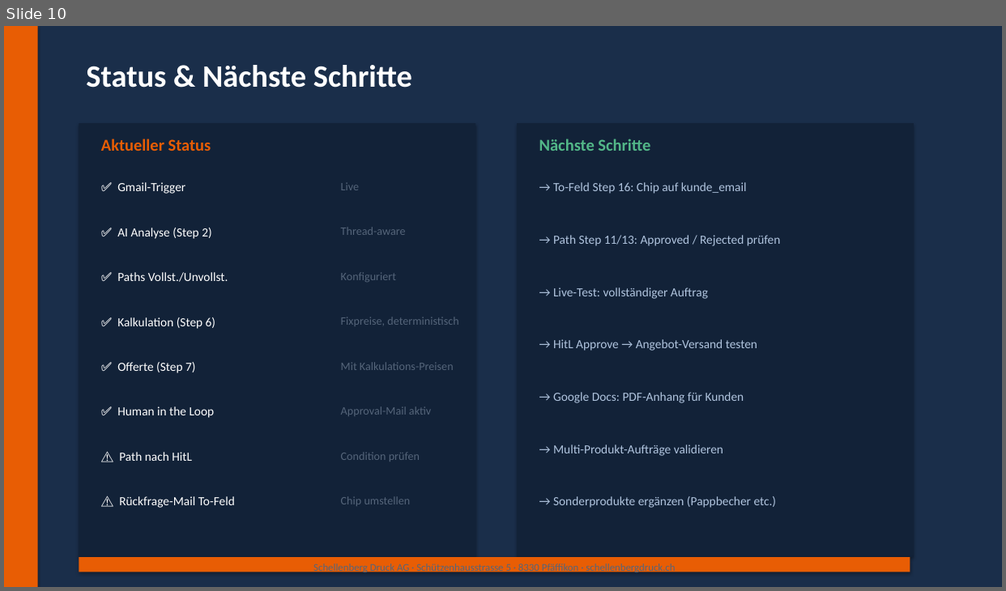
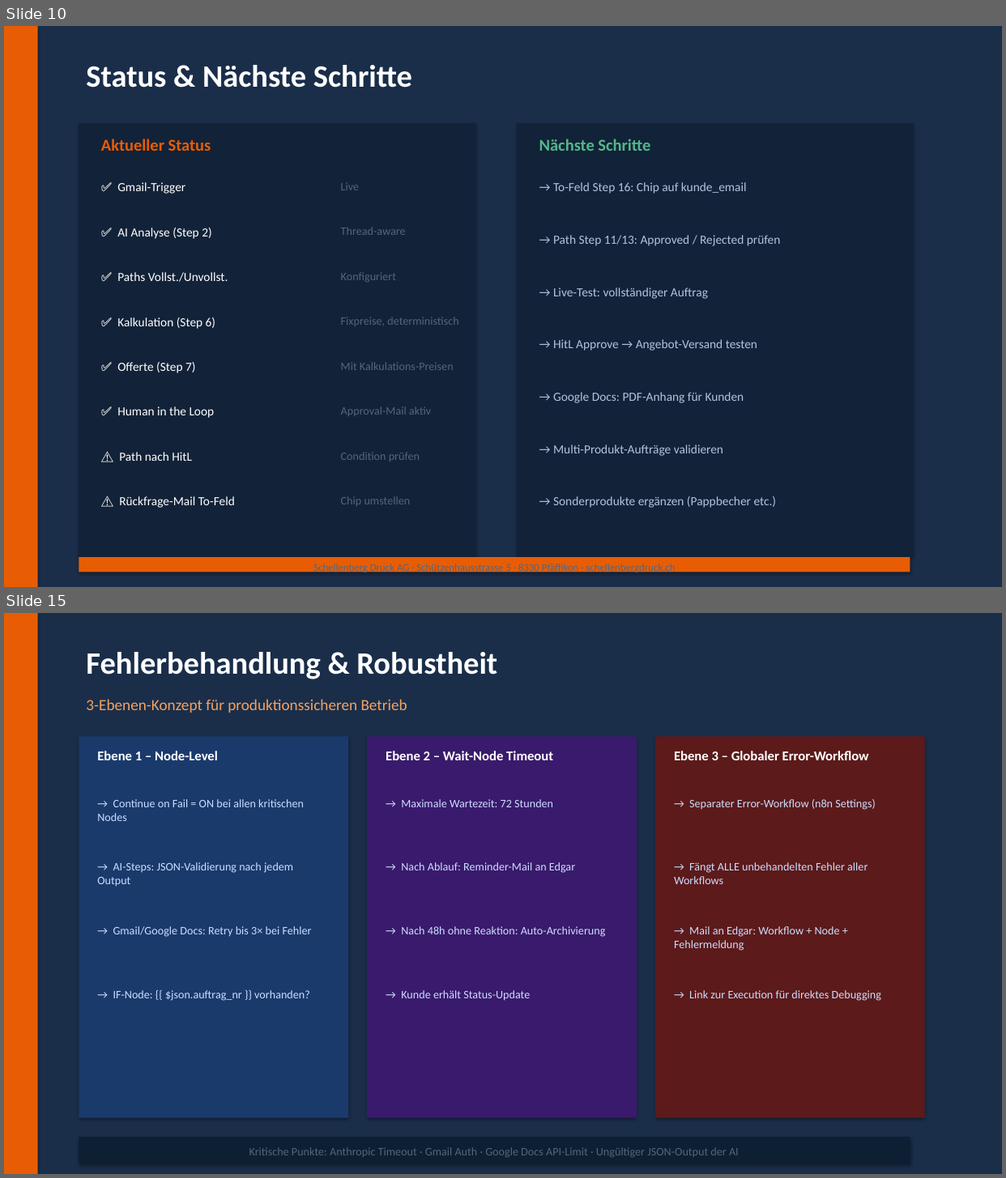
Before and after one commit to pglinz96-creator/zapier-json-schema, a slide deck: KI_Auftragsannahme_Schellenberg.pptx. Shown one above the other, each under a label of ours: slide 10 before the commit, slides 10 and 15 after it; the slides between them are not shown. The pictures are 1006x591 and 1006x1178 pixels, drawn with LibreOffice and Linux fonts; fonts in the diff are those of the drawing. Boxes give left, top, right and bottom in pixels: in the first picture for what was removed or moved away, otherwise in the second. Text is boxed around its words. In the diff, an @@ line names an element or a change of style, - is before the commit and + after.

```diff
--- a/KI_Auftragsannahme_Schellenberg.pptx
+++ b/KI_Auftragsannahme_Schellenberg.pptx
@@ slide 15 added at box(4, 613, 1002, 1174), background #1A2E4A @@
@@ rectangle added at box(4, 613, 38, 1174), fill #E85D04 @@
@@ text added at box(86, 652, 497, 679), 30 pt, text #FFFFFF, bold @@
+Fehlerbehandlung & Robustheit
@@ text added at box(86, 699, 407, 713), 15 pt, text #F4A261 @@
+3-Ebenen-Konzept für produktionssicheren Betrieb
@@ rectangle added at box(79, 736, 348, 1118), fill #1A3A6C @@
@@ text added at box(97, 751, 218, 760), 13 pt, text #FFFFFF, bold @@
+Ebene 1 – Node-Level
@@ rectangle added at box(367, 736, 637, 1118), fill #3A1A6C @@
@@ text added at box(386, 751, 553, 760), 13 pt, text #FFFFFF, bold @@
+Ebene 2 – Wait-Node Timeout
@@ rectangle added at box(655, 736, 925, 1118), fill #5C1A1A @@
@@ text added at box(674, 751, 869, 760), 13 pt, text #FFFFFF, bold @@
+Ebene 3 – Globaler Error-Workflow
@@ text added at box(97, 799, 304, 821), 11 pt, text #CCDDFF @@
+→ Continue on Fail = ON bei allen kritischen Nodes
@@ text added at box(401, 799, 553, 807), 11 pt, text #CCDDFF @@
+→ Maximale Wartezeit: 72 Stunden
@@ text added at box(689, 799, 875, 810), 11 pt, text #CCDDFF @@
+→ Separater Error-Workflow (n8n Settings)
@@ text added at box(97, 862, 293, 887), 11 pt, text #CCDDFF @@
+→ AI-Steps: JSON-Validierung nach jedem Output
@@ text added at box(401, 862, 575, 873), 11 pt, text #CCDDFF @@
+→ Nach Ablauf: Reminder-Mail an Edgar
@@ text added at box(674, 862, 867, 884), 11 pt, text #CCDDFF @@
+→ Fängt ALLE unbehandelten Fehler aller Workflows
@@ text added at box(113, 926, 312, 937), 11 pt, text #CCDDFF @@
+→ Gmail/Google Docs: Retry bis 3× bei Fehler
@@ text added at box(401, 926, 606, 937), 11 pt, text #CCDDFF @@
+→ Nach 48h ohne Reaktion: Auto-Archivierung
@@ text added at box(674, 926, 840, 951), 11 pt, text #CCDDFF @@
+→ Mail an Edgar: Workflow + Node + Fehlermeldung
@@ text added at box(113, 990, 310, 1001), 11 pt, text #CCDDFF @@
+→ IF-Node: {{ $json.auftrag_nr }} vorhanden?
@@ text added at box(401, 990, 530, 1001), 11 pt, text #CCDDFF @@
+→ Kunde erhält Status-Update
@@ text added at box(689, 990, 881, 1001), 11 pt, text #CCDDFF @@
+→ Link zur Execution für direktes Debugging
@@ rectangle added at box(79, 1137, 910, 1163), fill #0D1F33 @@
@@ text added at box(249, 1148, 739, 1157), 11 pt, text #55657A @@
+Kritische Punkte: Anthropic Timeout · Gmail Auth · Google Docs API-Limit · Ungültiger JSON-Output der AI
```
Also in this commit, not shown: 5 other slides added, 1 other file.
